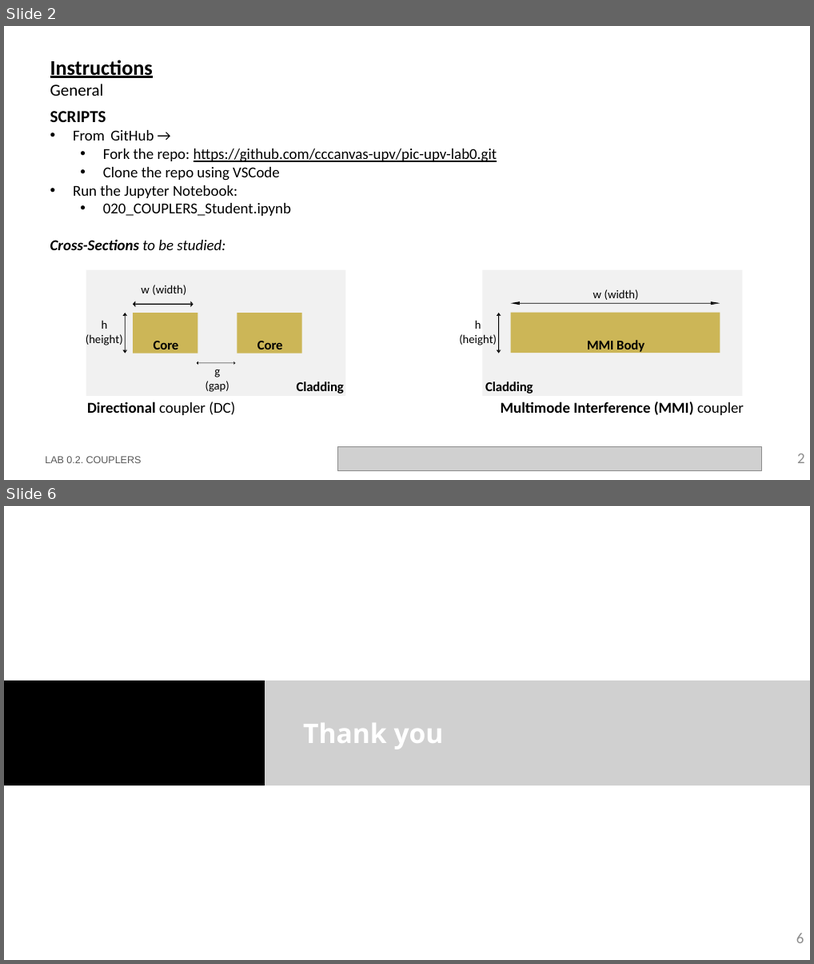
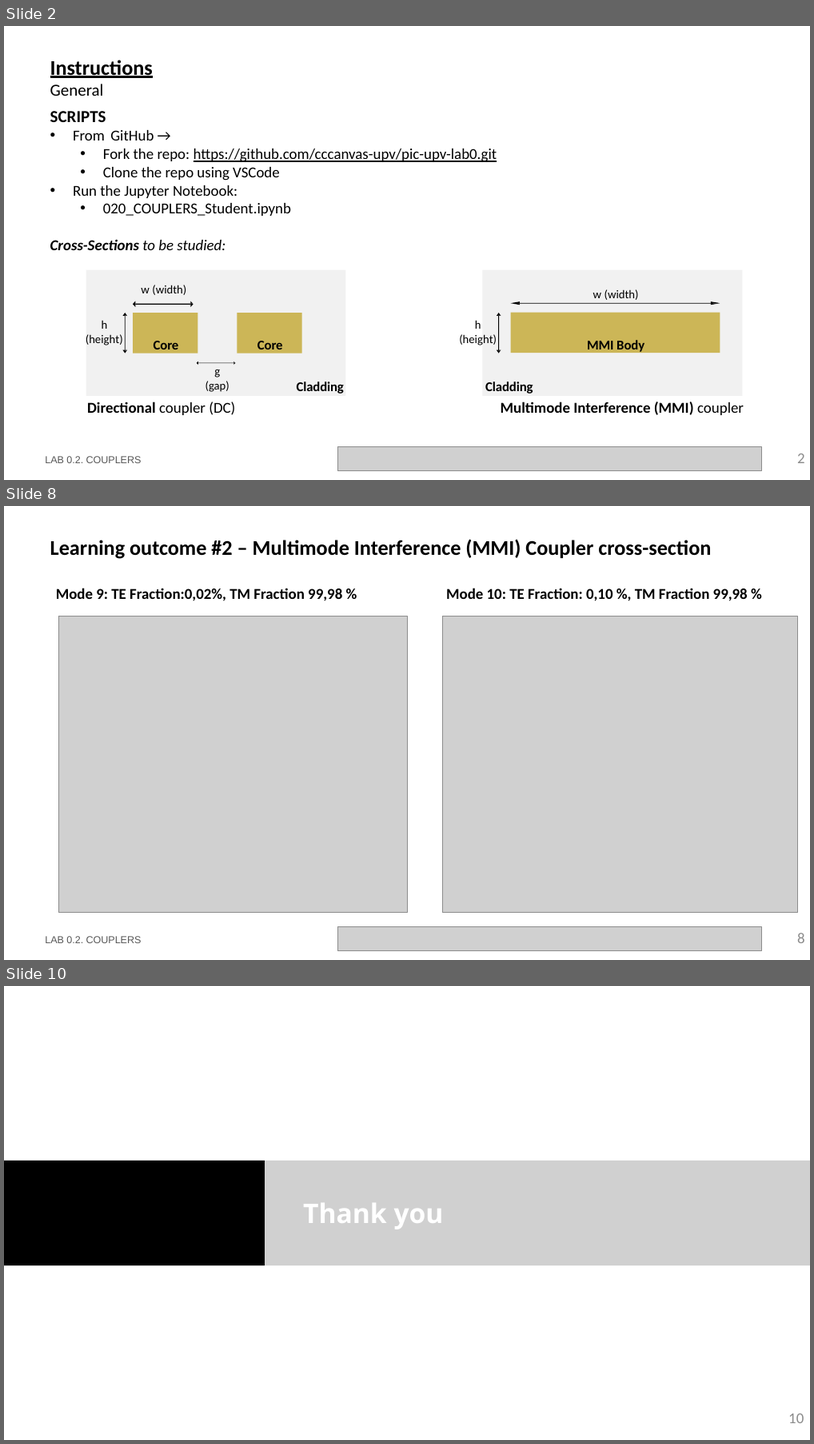
Before and after one commit to niospinamev2/pic-upv-lab0, a slide deck: LabBook_020.pptx. Shown one above the other, each under a label of ours: slides 2 and 6 before the commit, slides 2, 8 and 10 after it; the slides between them are not shown. The pictures are 814x964 and 814x1444 pixels, drawn with LibreOffice and Linux fonts; fonts in the diff are those of the drawing; grey boxes stand for pictures; background and template pictures are left out. Boxes give left, top, right and bottom in pixels: in the first picture for what was removed or moved away, otherwise in the second. Text is boxed around its words. In the diff, an @@ line names an element or a change of style, - is before the commit and + after.

```diff
--- a/LabBook_020.pptx
+++ b/LabBook_020.pptx
@@ slide 8 added at (x1=4, y1=506, x2=810, y2=960), background #FFFFFF @@
@@ title added at (x1=50, y1=539, x2=711, y2=559), 25 pt, text #000000, bold @@
+Learning outcome #2 – Multimode Interference (MMI) Coupler cross-section
@@ text added at (x1=56, y1=588, x2=342, y2=601), 18 pt, text #000000, bold @@
+Mode 9: TE Fraction:0,02%, TM Fraction 99,98 %
@@ text added at (x1=446, y1=588, x2=748, y2=601), 18 pt, text #000000, bold @@
+Mode 10: TE Fraction: 0,10 %, TM Fraction 99,98 %
@@ picture added at (x1=59, y1=616, x2=407, y2=912) @@
@@ picture added at (x1=442, y1=616, x2=798, y2=912) @@
@@ text added at (x1=45, y1=936, x2=142, y2=943), 12 pt, text #585858 @@
+LAB 0.2. COUPLERS
@@ picture added at (x1=338, y1=927, x2=762, y2=951) @@
@@ page number added at (x1=798, y1=932, x2=806, y2=943), 18 pt, text #8C8C8C @@
+8
@@ what was slide 6 is now slide 10 @@
@@ page number at (x1=789, y1=1413, x2=804, y2=1423): text changed @@
-6
+10
```
Also in this commit, not shown: 3 slides changed, 3 other slides added, 16 other files.
